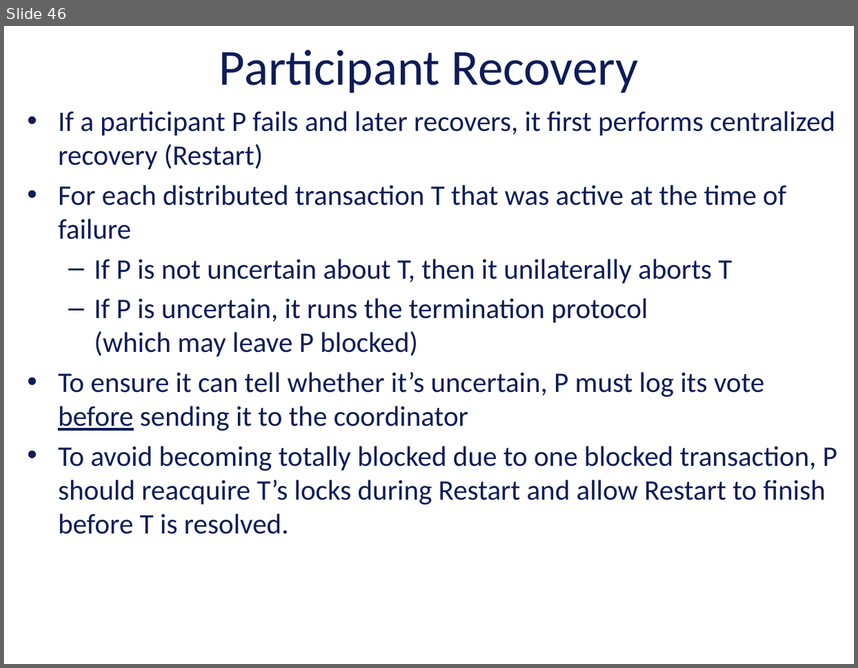
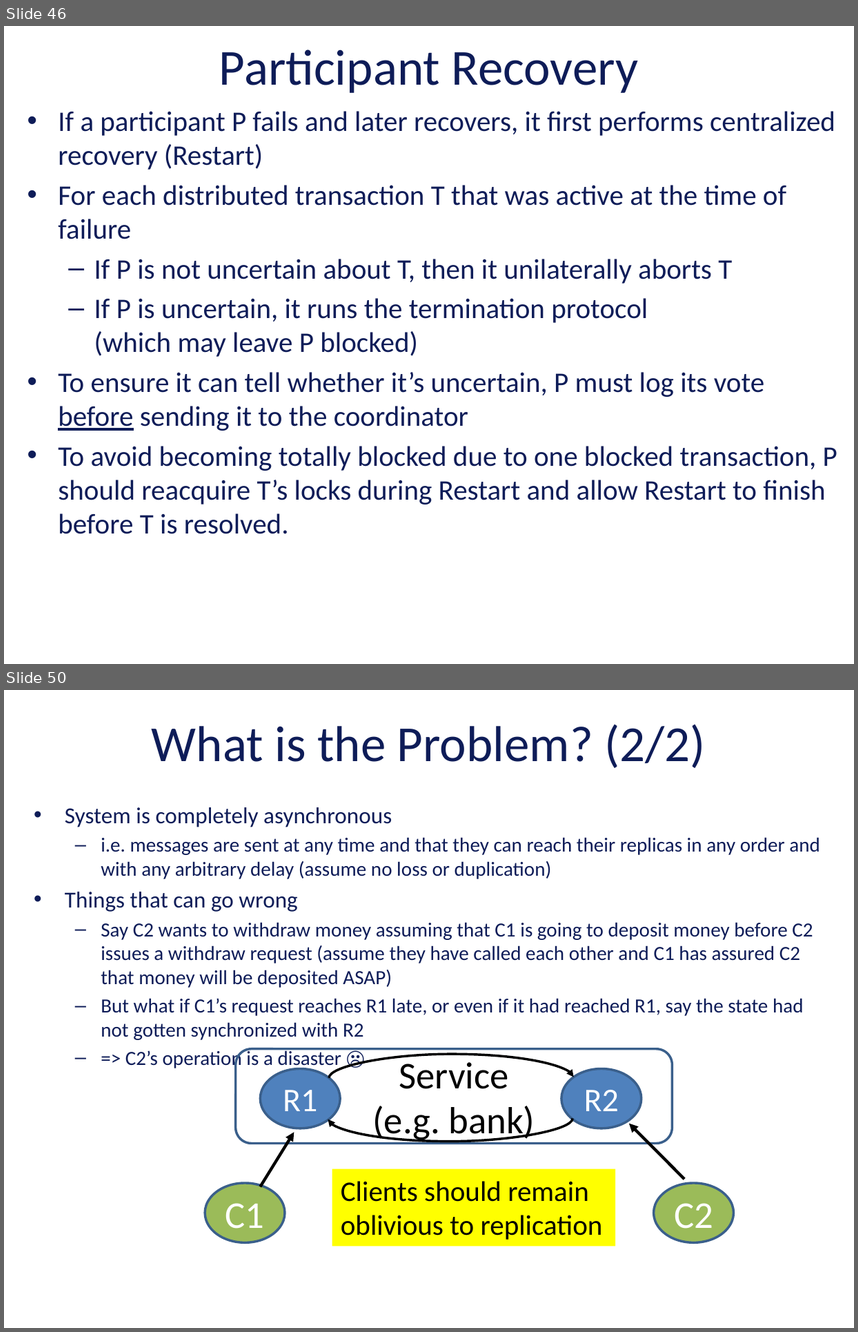
Before and after one commit to vu-resilient-distributed-systems/lectures-fall-2019, a slide deck: Module-5-AvoidingFailures/04_00_SoftwareFaultTolerance.pptx. Shown one above the other, each under a label of ours: slide 46 before the commit, slides 46 and 50 after it; the slides between them are not shown. The pictures are 858x668 and 858x1332 pixels, drawn with LibreOffice and Linux fonts; fonts in the diff are those of the drawing; background and template pictures are left out. Boxes give left, top, right and bottom in pixels: in the first picture for what was removed or moved away, otherwise in the second. Text is boxed around its words. In the diff, an @@ line names an element or a change of style, - is before the commit and + after.

```diff
--- a/Module-5-AvoidingFailures/04_00_SoftwareFaultTolerance.pptx
+++ b/Module-5-AvoidingFailures/04_00_SoftwareFaultTolerance.pptx
@@ slide 50 added at bbox=[4, 690, 854, 1328], background picture (left out) @@
@@ title added at bbox=[152, 724, 705, 768], 42.7 pt, text #0E1C58 @@
+What is the Problem? (2/2)
@@ text added at bbox=[65, 807, 820, 1040], 17 pt, text #0E1C58 @@
+• System is completely asynchronous
+  – i.e. messages are sent at any time and that they can reach their replicas in any order and with any arbitrary delay (assume no loss or duplication)
+• Things that can go wrong
+  – Say C2 wants to withdraw money assuming that C1 is going to deposit money before C2 issues a withdraw request (assume they have called each other and C1 has assured C2 that money will be deposited ASAP)
+  – But what if C1’s request reaches R1 late, or even if it had reached R1, say the state had not gotten synchronized with R2
+  – => C2’s operation is a disaster ☹
@@ group added at bbox=[205, 1049, 733, 1243]: 4 ellipses, 2 curved arrows, 2 arrows, 1 rounded rectangle @@
+Service
+(e.g. bank)
+R1
+R2
+C1
+C2
@@ rectangle added at bbox=[332, 1169, 615, 1246], fill #FFFF00, 24 pt, text #000000 @@
+Clients should remain oblivious to replication
```
Also in this commit, not shown: 4 slides changed, 15 other slides added, 2 slides removed, 2 other files.
